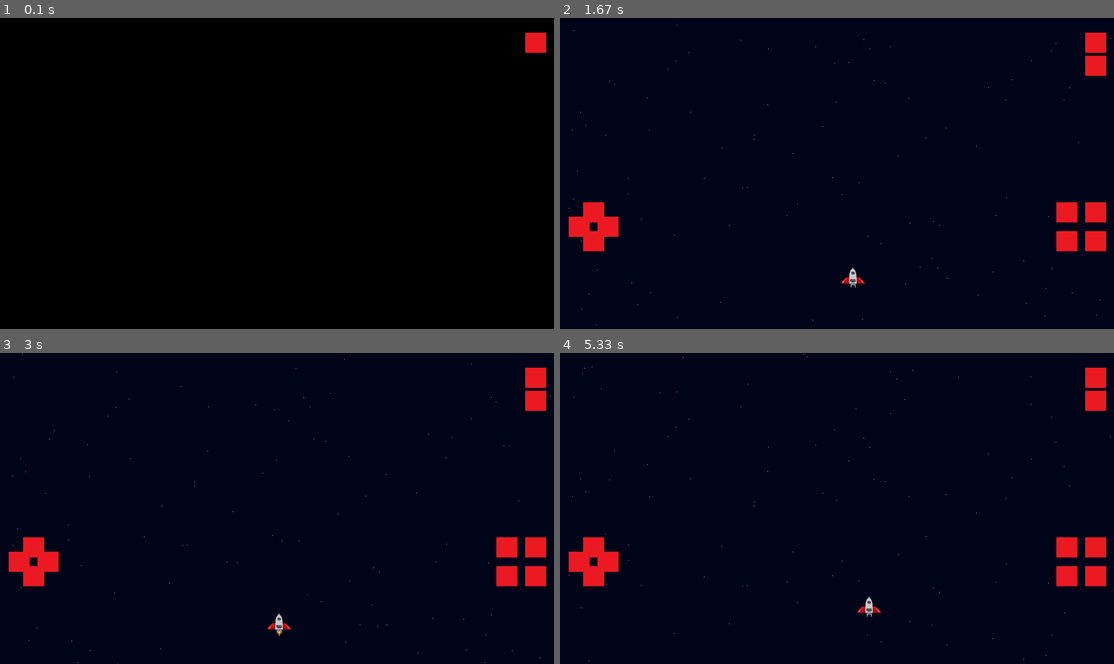
Above: before the commit, frames 1-4 (two rows, left to right).
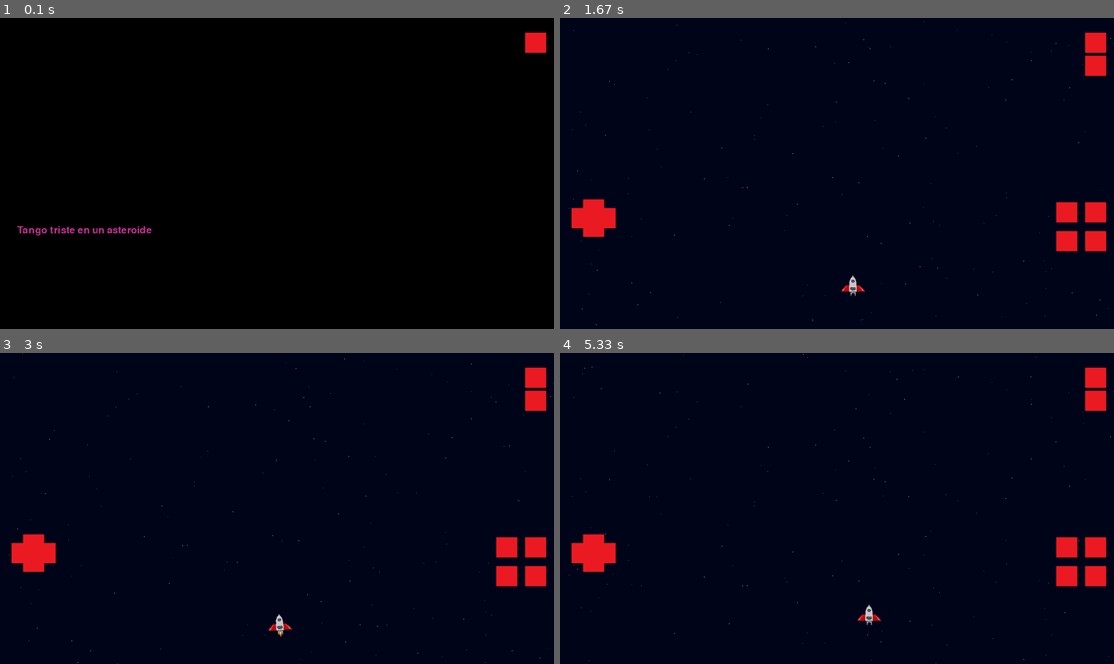
Above: after the commit, the same moments.

Repository: MicaelaEdith/spacecraftGame-pygame
Game: pygame game, started from main.py
Same seed, same stepped clock (60 frames per second), same inputs: the game is played once before the commit and once after it.
Inputs (mouse positions are in pixels of both pictures, inside the frame that each line leads up to):
- Up to frame 1 (0.1 s): no input
- Up to frame 2 (1.67 s): click (1097, 42) at 0.38 s; click (593, 207) at 0.72 s; press the mouse at (604, 217) at 1.03 s; move the mouse to (781, 173) at 1.13 s; release the mouse at (953, 133) at 1.27 s; press the mouse at (593, 226) at 1.37 s; move the mouse to (676, 167) at 1.47 s; release the mouse at (759, 108) at 1.6 s
- Up to frame 3 (3 s): click (22, 552) at 1.72 s; press the mouse at (33, 561) at 2.03 s; move the mouse to (60, 570) at 2.13 s; release the mouse at (88, 580) at 2.27 s; click (44, 552) at 2.88 s
- Up to frame 4 (5.33 s): press the mouse at (1064, 545) at 3.2 s; move the mouse to (1019, 499) at 3.3 s; release the mouse at (969, 449) at 3.43 s; press the mouse at (604, 552) at 3.53 s; move the mouse to (704, 580) at 3.63 s; release the mouse at (803, 604) at 3.77 s; press the mouse at (593, 561) at 3.87 s; move the mouse to (654, 583) at 3.97 s; release the mouse at (715, 604) at 4.1 s; click (593, 542) at 4.72 s; press the mouse at (593, 561) at 5.03 s; move the mouse to (809, 480) at 5.13 s; release the mouse at (1025, 396) at 5.27 s

The runs differ from the first frame. In frame 1, 0.3% of the frame differs, in the area x 3-28%, y 66-70%; in frame 2, 0.8%; in frame 3, 0.7%; in frame 4, 0.8%, in the area x 1-100%, y 0-100%.

Commit message:
meteorite

Diff:
--- a/main.py
+++ b/main.py
@@ -1,7 +1,7 @@
 import pygame
 import os, sys
 from playerController import Player
-from map import Starts
+from map import Starts, Meteorite
 from menu import Menu, Pause, Button
 
 pygame.init()
@@ -14,6 +14,7 @@
 blue = (1, 6, 26)
 blue_light = (4, 19, 40)
 alpha = 5
+
 clock = pygame.time.Clock()
 start = True
 game = False
@@ -39,15 +40,26 @@
 starts1 = Starts(screenWidth, screenHeight)
 starts2 = Starts(screenWidth, screenHeight)
 starts2.speed = .5
+starts2.white = (125,120,168)
 starts2.quiet = True
+starts3 = Starts(screenWidth, screenHeight)
+starts3.speed = .2
+starts3.white = (105,80,80)
+starts3.quiet = True
+
+# Elementos de interaccion
+
+meteorite = Meteorite(screenWidth, screenHeight)
 
 # Crear botones
 buttons_left = [
-    Button(80, screenHeight // 2 + 100, "Assets/Buttons/up_arrow.png"),
-    Button(80, screenHeight // 2 + 200, "Assets/Buttons/down_arrow.png"),
-    Button(30, screenHeight // 2 + 150, "Assets/Buttons/left_arrow.png"),
-    Button(130, screenHeight // 2 + 150, "Assets/Buttons/right_arrow.png"),
+
+    Button(80, screenHeight // 2 + 90, "Assets/Buttons/up_arrow.png"),
+    Button(80, screenHeight // 2 + 150, "Assets/Buttons/down_arrow.png"),
+    Button(40, screenHeight // 2 + 120, "Assets/Buttons/left_arrow.png"),
+    Button(120, screenHeight // 2 + 120, "Assets/Buttons/right_arrow.png"),
 ]
+
 
 buttons_right = [
     Button(screenWidth - 200, screenHeight // 2 + 100, "Assets/Buttons/actionA.png"),
@@ -120,7 +132,10 @@
         display.fill(blue)
         starts1.drawStarts(display)
         starts2.drawStarts(display)
+        starts3.drawStarts(display)
+        #meteorite.draw(display)
         player.drawPlayer(display)
+
         for button in buttons_left + buttons_right + buttons_menu:
             button.draw(display)
     else:
--- a/map.py
+++ b/map.py
@@ -5,7 +5,7 @@
     def __init__(self, screenW, screenH):
         self.screenW = int(screenW)
         self.screenH = int(screenH)
-        self.white = (240, 240, 240)
+        self.white = (241, 240, 245)
         self.positionList = []
         self.speed = 1
         self.quiet = False
@@ -35,7 +35,6 @@
                     i[0] = random.randrange(1, int(self.screenW - 1))
 
 
-"""
 class Meteorite():
     def __init__(self, screenW, screenH):
         self.screenW = int(screenW)
@@ -48,7 +47,7 @@
         self.rectList = []
 
         for i in range(10):
-            self.xPosition = random.randrange(int((self.screenW - (self.screenW / 4 * 3))), int((self.screenW / 4 * 3)))
+            self.xPosition = random.randrange(2, int(self.screenW -95))
             self.yPosition = random.randrange(-1000, -100)
             self.meteoriteRect = self.image.get_rect()
             self.meteoriteRect.x = self.xPosition
@@ -56,7 +55,7 @@
             self.positionList.append([self.xPosition, self.yPosition])
             self.rectList.append(self.meteoriteRect)
 
-    def draw(self, display, event):
+    def draw(self, display):
         for i, position in enumerate(self.positionList):
             xP, yP = position
             meteorite_rect = self.rectList[i]
@@ -65,7 +64,7 @@
                 yP += self.speed
             else:
                 yP = random.randrange(-700, -100)
-                xP = random.randrange(int((self.screenW - (self.screenW / 4 * 3.5))), int((self.screenW / 4 * 3.5)))
+                xP = random.randrange(2, int(self.screenW -95))
 
             self.positionList[i] = [xP, yP]
             meteorite_rect.x, yP = xP, yP
@@ -81,19 +80,9 @@
                 i[1] += self.speed
             else:
                 i[1] = random.randrange(-700, -100)
-                i[0] = random.randrange(int((self.screenW - (self.screenW / 4 * 3.5))), int((self.screenW / 4 * 3.5)))
+                i[0] = random.randrange(2, int((self.screenW -95 )))
 
-            if event.type == pygame.KEYDOWN:
-                if event.key == pygame.K_UP:
-                    self.speed = 4
-                if event.key == pygame.K_LEFT:
-                    i[0] += 2
-                if event.key == pygame.K_RIGHT:
-                    i[0] -= 2
-            if event.type == pygame.KEYUP:
-                if event.key == pygame.K_UP:
-                    self.speed = 2
-
+"""
 class PlatformSpeed():
     def __init__(self):
         self.xPosition = 500
--- a/menu.py
+++ b/menu.py
@@ -6,10 +6,14 @@
 		self.init_menu = pygame.Surface((screenWidth, screenHeight))
 		self.init_menu.set_alpha(5)
 		self.init_menu.fill((50,50,50))
-
+		self.font = pygame.font.Font(None,50)
+		self.text = self.font.render("Tango triste en un asteroide",0,(200,50,150))
+		self.width = screenWidth
+		self.height = screenHeight
 
 	def draw(self, display):
 		display.blit(self.init_menu, (0, 0))
+		display.blit(self.text,(60,self.height / 6 *4))
 
 
 class Pause():
--- a/playerController.py
+++ b/playerController.py
@@ -6,8 +6,8 @@
         self.xPositionInit = int(xPosition)
         self.yPosition = int(yPosition)
         self.yPositionInit = int(yPosition)
-        self.minXPosition = int(screenWidth / 4)
-        self.maxXPosition = int(screenWidth / 4 * 3)
+        self.minXPosition = int(screenWidth / 6)
+        self.maxXPosition = int(screenWidth / 6 * 4.5)
         self.score = 0
         self.speed = 1
         self.health = 5
@@ -18,6 +18,7 @@
         self.animation[0].set_colorkey([1, 6, 26])
         self.animation[1].set_colorkey([1, 7, 27])
         self.animation[2].set_colorkey([1, 7, 27])
+        self.original_images = self.animation.copy()
         self.rect0 = self.animation[0].get_rect()
         self.rect1 = self.animation[1].get_rect()
         self.rect2 = self.animation[2].get_rect()
@@ -27,7 +28,7 @@
         self.rectList.append(self.rect2)
         self.frame = 0
         self.keyDownCount = 0  # control for "self.frame", this select the img/animation in "drawPlayer()"
-        self.maxYPosition = int(screenHeight - (screenHeight / 1.5))  # highest coord-Y for the player in the screen
+        self.maxYPosition = int(screenHeight - (screenHeight / 1.2))  # highest coord-Y for the player in the screen
         self.minYPosition = int(screenHeight - 120)
         self.slowArea = int(self.maxYPosition + (self.maxYPosition / 2))
         self.angle = 0
@@ -85,11 +86,11 @@
             self.frame = 2
 
         if self.movement['left']:
-            self.angle = 15
+            self.angle = -4
         elif self.movement['right']:
-            self.angle = -15
+            self.angle = 4
+        else:
+            self.angle = 0
 
-        if self.angle == 0:
-            self.animation[self.frame] = pygame.transform.rotate(self.animation[self.frame], self.angle)
-
-        display.blit(self.animation[self.frame], [self.xPosition, self.yPosition])
+        rotated_image = pygame.transform.rotate(self.original_images[self.frame], self.angle)
+        display.blit(rotated_image, [self.xPosition, self.yPosition])
